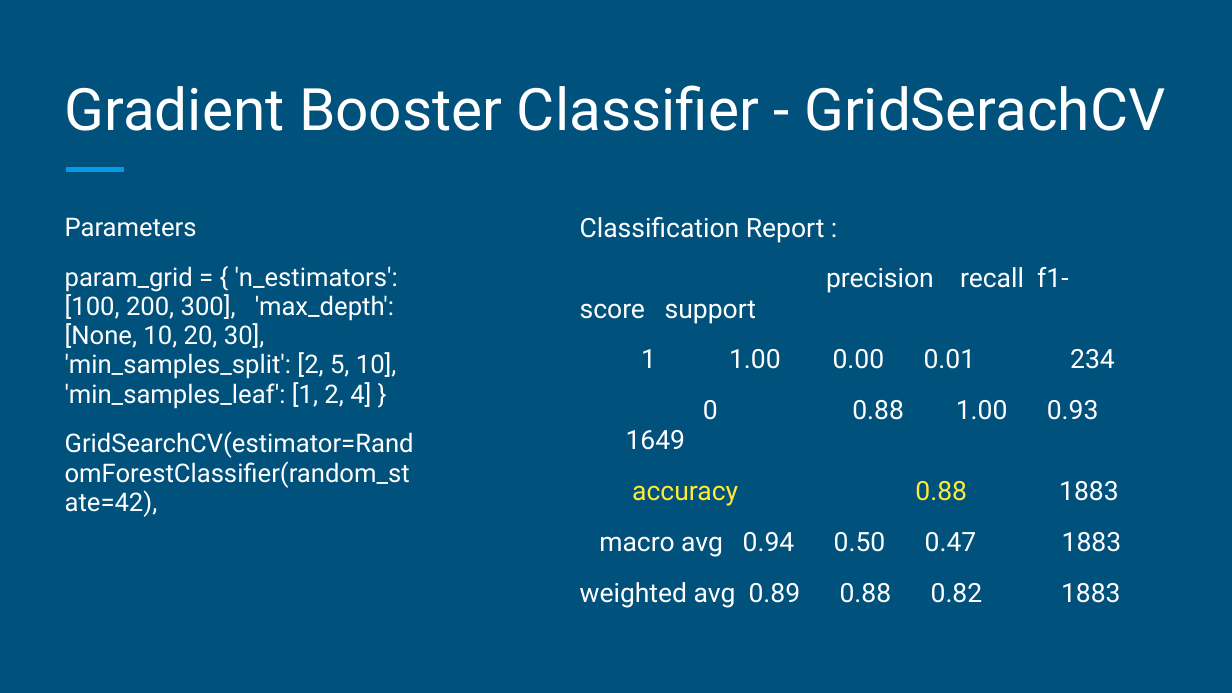
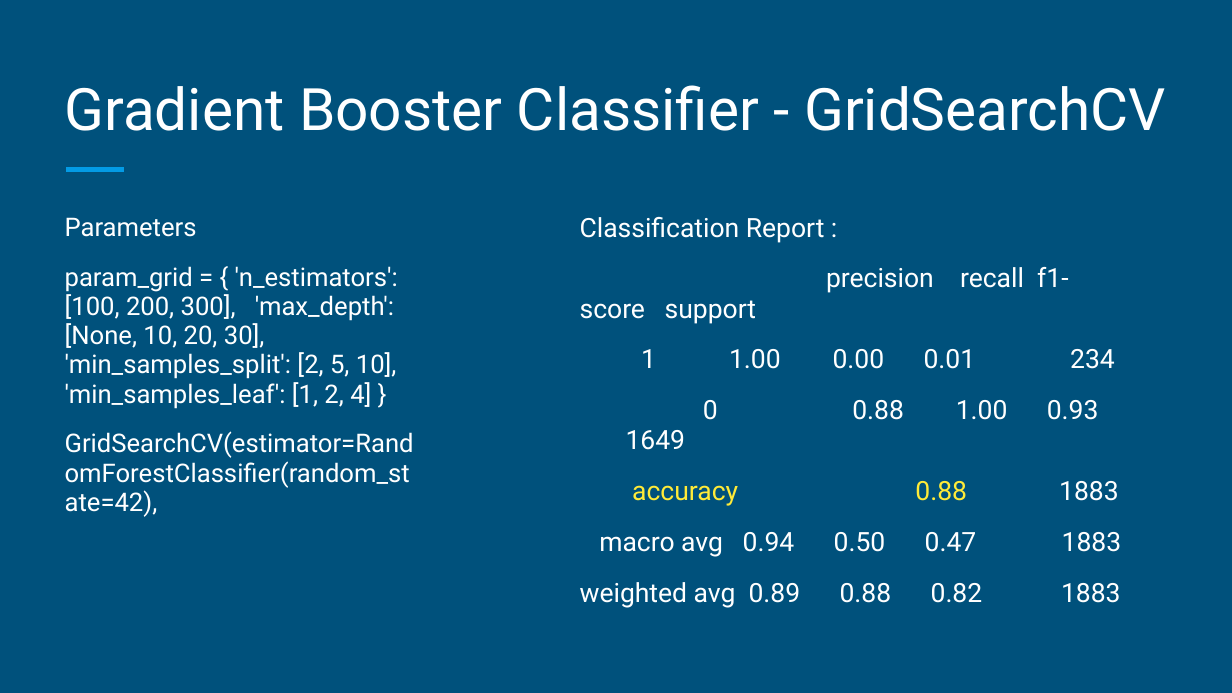
Before and after one commit to aka-Cairo/Project_2, a slide deck: slide 19 of Credit Card Eligibility- Project 2 (1).pptx (slide 22 before the commit). Drawn at 1232x693 pixels with LibreOffice and Linux fonts; fonts in the diff are those of the drawing. Boxes give left, top, right and bottom in pixels: in the first picture for what was removed or moved away, otherwise in the second. Text is boxed around its words. In the diff, an @@ line names an element or a change of style, - is before the commit and + after.

```diff
--- a/Credit Card Eligibility- Project 2 (1).pptx
+++ b/Credit Card Eligibility- Project 2 (1).pptx
@@ title at (65,85,1166,131): text changed @@
-Gradient Booster Classifier - GridSerachCV
+Gradient Booster Classifier - GridSearchCV
```
Also in this commit, not shown: 2 other slides changed, 3 slides removed.
